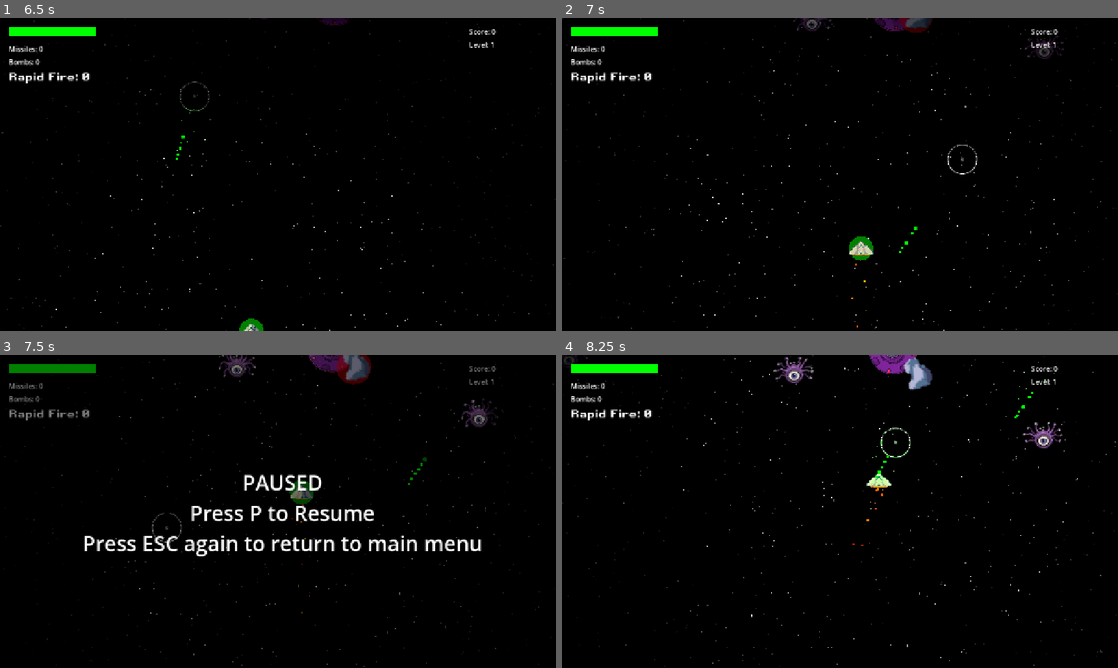
Above: before the commit, frames 1-4 (two rows, left to right).
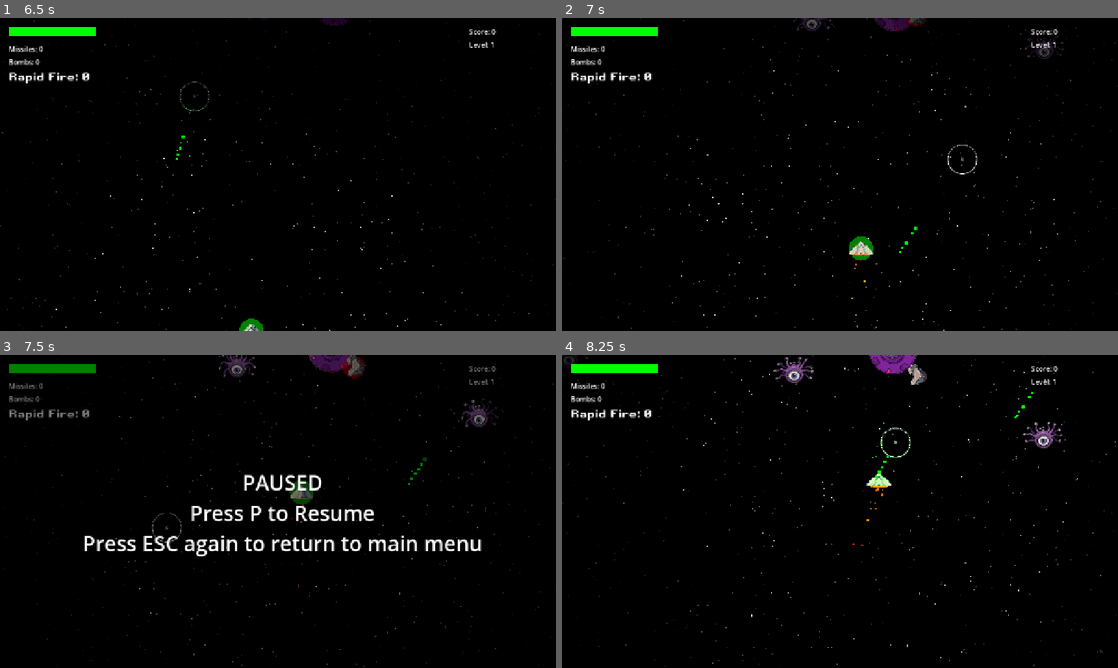
Above: after the commit, the same moments.

Repository: michaeldolearyjr/space-gazers
Game: Godot game, scene res://main_menu.tscn
Same seed, same stepped clock (60 frames per second), same inputs: the game is played once before the commit and once after it. Sound files missing from this copy of the repository are replaced by a short silence.
Inputs (mouse positions are in pixels of both pictures, inside the frame that each line leads up to):
- Up to frame 1 (6.5 s): tap Enter at 0.5 s; move the mouse to (400, 158) at 0.52 s; hold Right (ui_right) 0.53-1.28 s; tap P at 0.6, 1.25, 2.85, 3.5, 5.1, 5.75 s; click (400, 158) at 0.67 s; move the mouse to (166, 190) at 1.27 s; hold Down (ui_down) 1.28-2.03 s; tap H at 1.35, 3.6, 5.85 s; click (166, 190) at 1.42 s; move the mouse to (333, 105) at 2.02 s; hold Right (ui_right) 2.03-2.78 s; hold Shift 2.03-2.78 s; click (333, 105) at 2.17 s; move the mouse to (250, 237) at 2.77 s; hold Up (ui_up) 2.78-3.53 s; click (250, 237) at 2.92 s; move the mouse to (444, 221) at 3.52 s; hold Left (ui_left) 3.53-5.03 s; click (444, 221) at 3.67 s; move the mouse to (111, 127) at 4.27 s; tap Shift at 4.35 s; click (111, 127) at 4.42 s; move the mouse to (305, 174) at 5.02 s; hold Down (ui_down) 5.03-5.78 s; click (305, 174) at 5.17 s; move the mouse to (194, 96) at 5.77 s; hold Right (ui_right) from 5.78 s (still down); click (194, 96) at 5.92 s
- Up to frame 2 (7 s): move the mouse to (962, 158) at 6.52 s; release Right (ui_right) at 6.53 s; hold Up (ui_up) from 6.53 s (still down); hold Shift from 6.53 s (still down); click (962, 158) at 6.67 s
- Up to frame 3 (7.5 s): move the mouse to (166, 527) at 7.27 s; release Up (ui_up) at 7.28 s; release Shift at 7.28 s; hold Right (ui_right) from 7.28 s (still down); tap P at 7.35 s; click (166, 527) at 7.42 s
- Up to frame 4 (8.25 s): tap P at 8 s; move the mouse to (895, 442) at 8.02 s; release Right (ui_right) at 8.03 s; hold Down (ui_down) from 8.03 s (still down); tap H at 8.1 s; click (895, 442) at 8.17 s

Frame 1 is identical in both runs. In frame 2, 0.2% of the frame differs, in the area x 60-67%, y 0-5%; in frame 3, 0.4%, in the area x 60-67%, y 0-10%; in frame 4, 0.4%.

Commit message:
new asteroids

Diff:
--- a/asteroid.gd
+++ b/asteroid.gd
@@ -8,16 +8,16 @@
 func _ready() -> void:
 	speedy = randf_range(2.0, 16.0) * 10.0
 	rotation_speed = randf_range(-3.0, 3.0)
-	scale = Vector2(3.5, 3.5)
+	scale = Vector2(0.125, 0.125)
 	collision_layer = 4
 	collision_mask = 17
 	body_entered.connect(_on_body_entered)
 
 	var textures = [
-		preload("res://assets/images/asteroid_sm.png"),
-		preload("res://assets/images/asteroid_md.png"),
-		preload("res://assets/images/asteroid_lg.png"),
-		preload("res://assets/images/asteroid_lg2.png")
+		preload("res://assets/images/asteroidsm.png"),
+		preload("res://assets/images/asteroidmd.png"),
+		preload("res://assets/images/asteroidlg.png"),
+		preload("res://assets/images/asteroidlg2.png")
 	]
 	var tex = textures[randi() % textures.size()]
 	if has_node("Sprite2D"):
Binary file added: assets/images/asteroidlg.png
Not shown, added: assets/images/asteroidlg.png.import
Binary file added: assets/images/asteroidlg2.png
Not shown, added: assets/images/asteroidlg2.png.import
Binary file added: assets/images/asteroidmd.png
Not shown, added: assets/images/asteroidmd.png.import
Binary file added: assets/images/asteroidsm.png
Not shown, added: assets/images/asteroidsm.png.import
